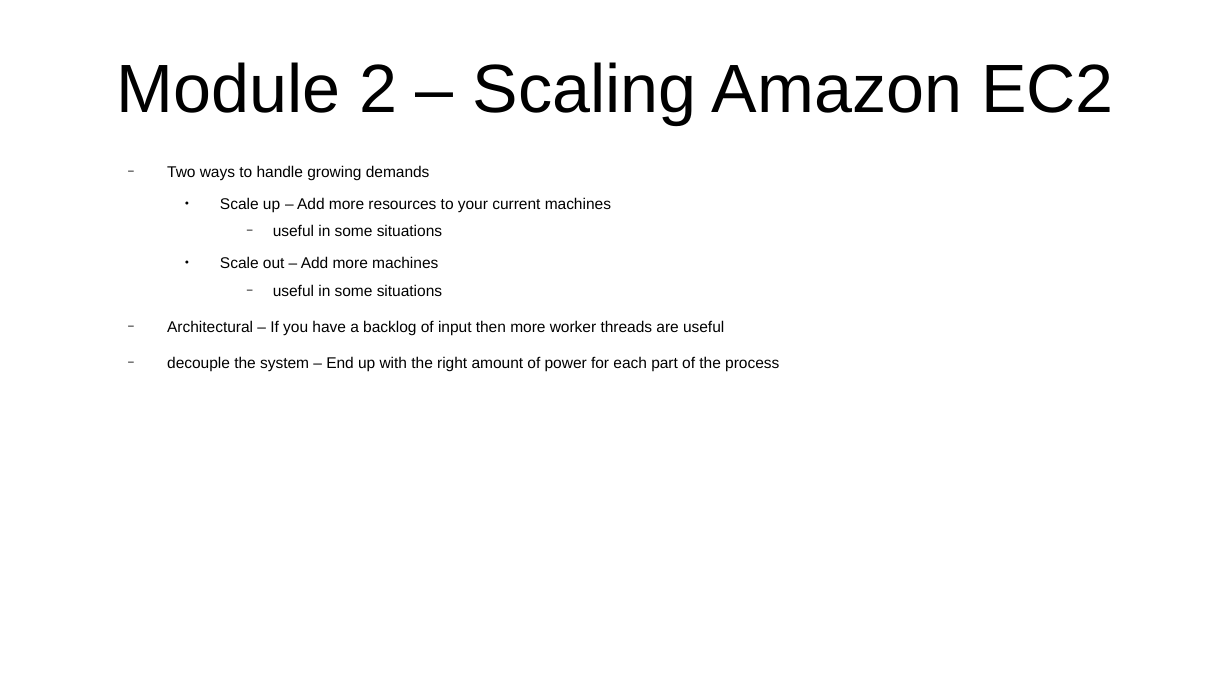
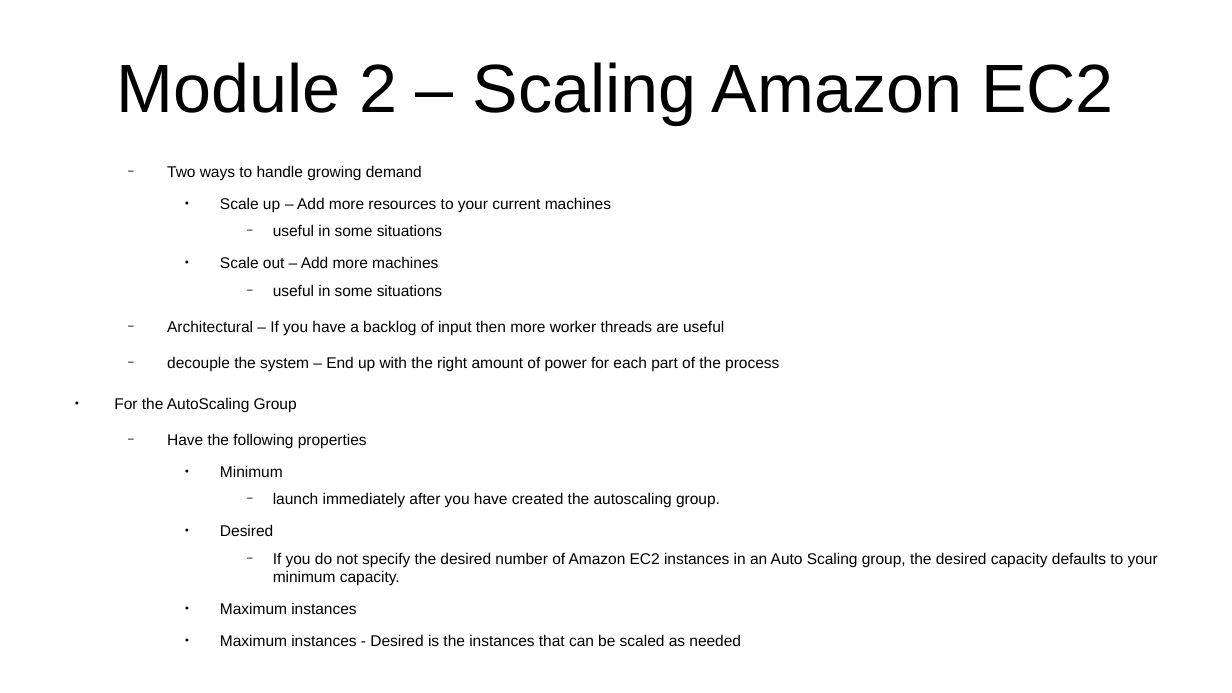
Before and after one commit to CharlesStockman/notesFromCourses, a slide deck: slide 14 of aws/cloud_practitioner/AWS.odp (slide 13 before the commit). Drawn at 1232x693 pixels with LibreOffice and Linux fonts; fonts in the diff are those of the drawing. Boxes give left, top, right and bottom in pixels: in the first picture for what was removed or moved away, otherwise in the second. Text is boxed around its words. In the diff, an @@ line names an element or a change of style, - is before the commit and + after.

```diff
--- a/aws/cloud_practitioner/AWS.odp
+++ b/aws/cloud_practitioner/AWS.odp
@@ text at box(167, 165, 422, 181): text changed @@
-  − Two ways to handle growing demands
+  − Two ways to handle growing demand
@@ text at box(114, 397, 1158, 646): paragraphs added @@
+● For the AutoScaling Group
+  − Have the following properties
+    ● Minimum
+      − launch immediately after you have created the autoscaling group.
+    ● Desired
+      − If you do not specify the desired number of Amazon EC2 instances in an Auto Scaling group, the desired capacity defaults to your minimum capacity.
+    ● Maximum instances
+    ● Maximum instances - Desired is the instances that can be scaled as needed
```
Also in this commit, not shown: 52 other slides changed, 5 slides added, 1 slide removed, 11 other files.
